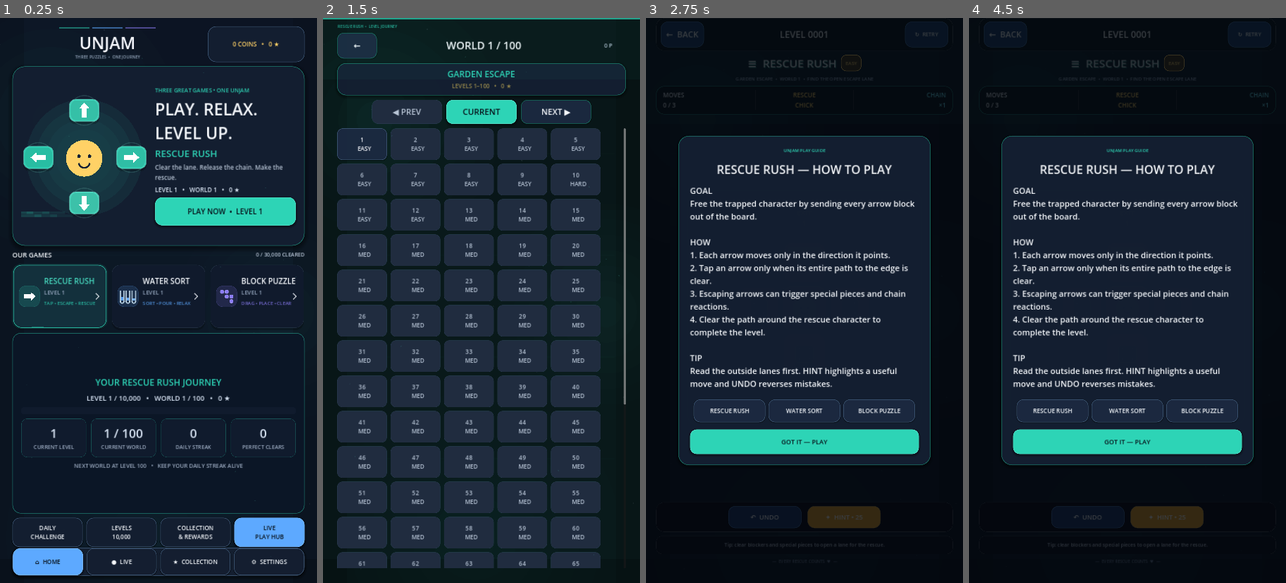
Above: before the commit, frames 1-4 (left to right).
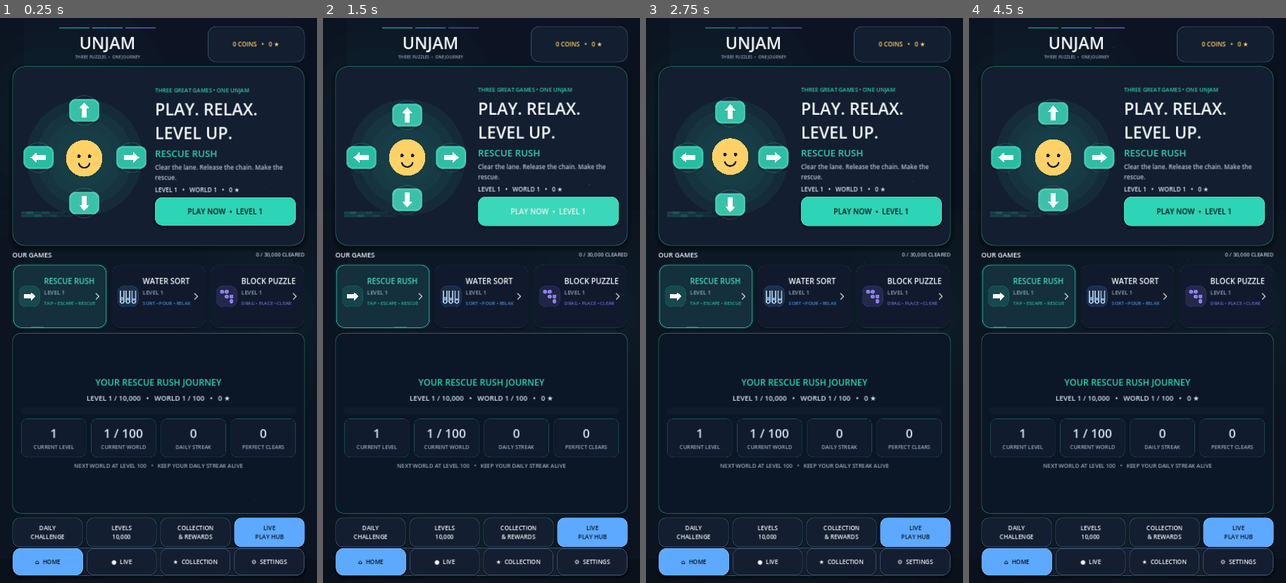
Above: after the commit, the same moments.

Repository: eghosa001/unjam
Game: Godot game, scene res://scenes/Main.tscn
Two runs of this game, one before a commit and one after it. Both use one fixed random seed, a clock stepped at 60 frames per second and the inputs below.
Inputs (mouse positions are in pixels of both pictures, inside the frame that each line leads up to):
- Up to frame 1 (0.25 s): no input
- Up to frame 2 (1.5 s): click "PLAY NOW • LEVEL 1" at 0.5 s; click (548, 210) at 1.25 s, where only the run after the commit has a clickable "PLAY NOW • LEVEL 1"
- Up to frame 3 (2.75 s): click (684, 142) at 2 s, where only the run before the commit has a clickable "1 EASY"
- Up to frame 4 (4.5 s): click (1251, 34) at 2.75 s, where only the run before the commit has a clickable "↻ RETRY"; click (1251, 34) at 3.5 s, where only the run before the commit has a clickable "↻ RETRY"; click (1251, 34) at 4.25 s, where only the run before the commit has a clickable "↻ RETRY"

The runs differ from the first frame. In frame 1, less than 0.1% of the frame differs, in the area x 7-38%, y 14-55%; in frame 2, 40%; in frame 3, 44%, in the area x 3-99%, y 1-99%; in frame 4, 44%.
Error after the commit: Parse Error: Cannot infer the type of "owned" variable because the value doesn't have a set type. (res://scripts/ui/premium_main.gd:247)

Commit message:
Activate premium secondary-surface rebuild

Diff:
--- a/scenes/Main.tscn
+++ b/scenes/Main.tscn
@@ -1,6 +1,6 @@
 [gd_scene load_steps=9 format=3]
 
-[ext_resource path="res://scripts/ui/robust_main.gd" type="Script" id="1"]
+[ext_resource path="res://scripts/ui/premium_main.gd" type="Script" id="1"]
 [ext_resource path="res://scripts/ui/ui_touch_enhancer.gd" type="Script" id="2"]
 [ext_resource path="res://scripts/ui/monetization_hub.gd" type="Script" id="3"]
 [ext_resource path="res://scripts/ui/ux_shell_premium.gd" type="Script" id="4"]
